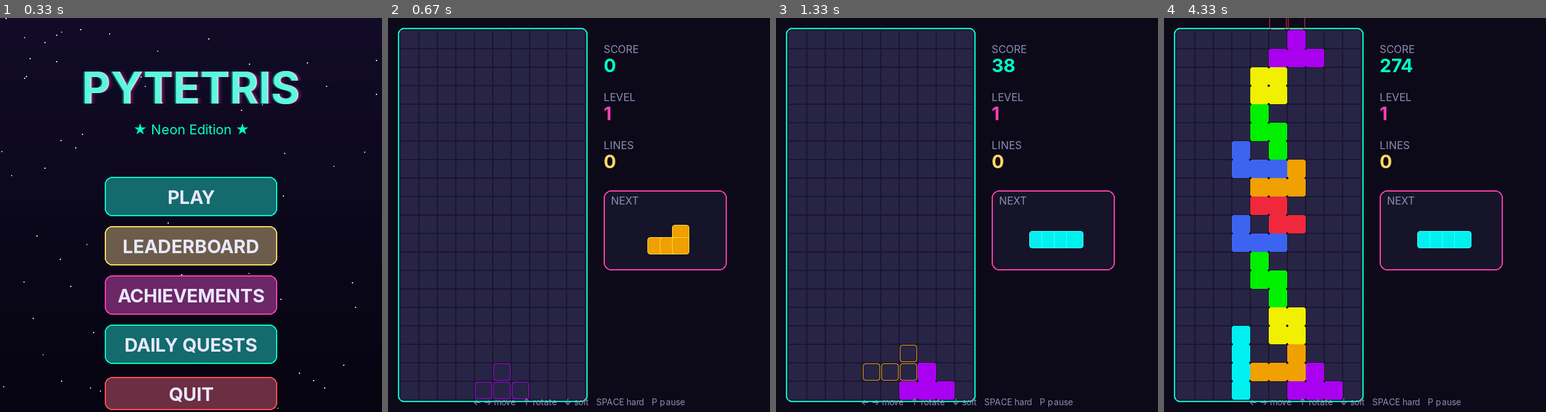
Above: before the commit, frames 1-4 (left to right).
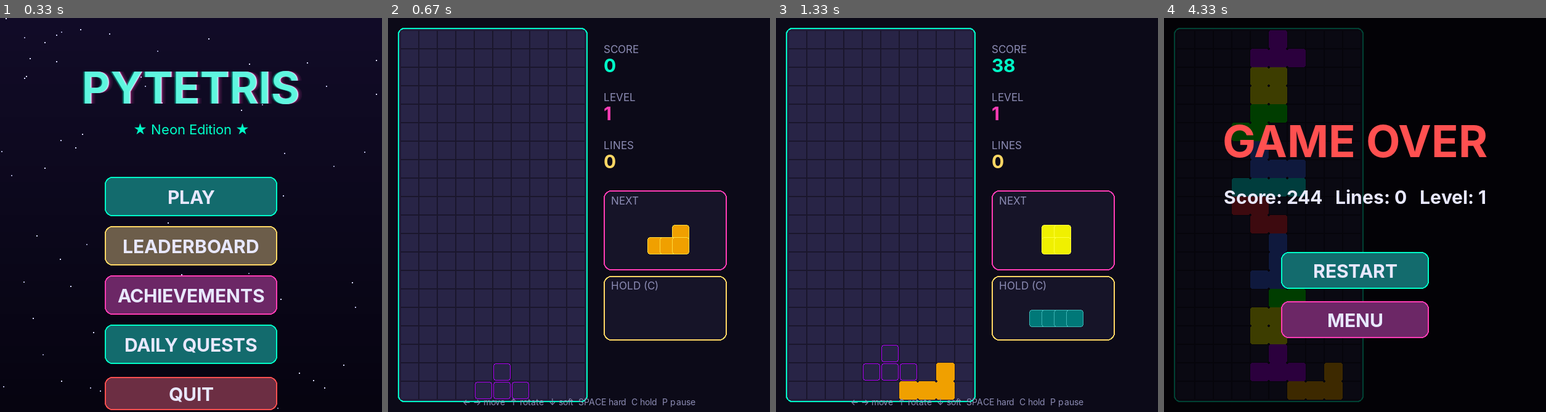
Above: after the commit, the same moments.

Repository: Folombas/PyGame2026
Game: pygame game, started from PyTetris/main.py
The game is run twice, just before and just after one commit, with the same random seed, the same clock (stepped at 60 frames per second) and the same inputs.
Inputs (mouse positions are in pixels of both pictures, inside the frame that each line leads up to):
- Up to frame 1 (0.33 s): no input
- Up to frame 2 (0.67 s): click (579, 215) at 0.38 s
- Up to frame 3 (1.33 s): hold C 0.67-1.13 s; hold Right 0.67-1.13 s; move the mouse to (1054, 274) at 0.7 s; hold Right from 1.17 s (still down); move the mouse to (1100, 262) at 1.2 s; tap Space at 1.23 s; tap C at 1.32 s
- Up to frame 4 (4.33 s): tap Space at 1.53, 1.73, 2.07, 2.37, 2.57, 2.87, 3.13, 3.47, 3.77, 3.9, 4.3 s; release Right at 1.63 s; hold Up 1.67-1.97 s; move the mouse to (1213, 222) at 1.7 s; hold Right 2-2.47 s; move the mouse to (1278, 73) at 2.03 s; tap Z at 2.15, 3.55 s; hold Left 2.5-3.03 s; move the mouse to (1454, 218) at 2.53 s; tap C at 2.65, 3.98 s; hold Down 3.07-3.37 s; move the mouse to (1400, 203) at 3.1 s; hold Left 3.4-3.8 s; move the mouse to (1500, 317) at 3.43 s; hold Down 3.83-4.2 s; move the mouse to (1454, 65) at 3.87 s; hold Right from 4.23 s (still down); move the mouse to (1270, 337) at 4.27 s

Frame 1 is identical in both runs. In frame 2, 0.9% of the frame differs, in the area x 19-89%, y 65-99%; in frame 3, 3.6%; in frame 4, 58%, in the area x 2-89%, y 0-99%.

Commit message:
feat: hold piece (C), HUD pocket, reset on lock

Diff:
--- a/PyTetris/game.py
+++ b/PyTetris/game.py
@@ -44,6 +44,8 @@
         self.lock_timer = 0.0
         self.clearing = []
         self.clear_timer = 0.0
+        self.hold = None
+        self.hold_used = False
 
     def _spawn(self):
         if not self.bag:
@@ -129,6 +131,7 @@
             self.combo = 0
 
         if self.on_lock: self.on_lock()
+        self.hold_used = False
         self.current = self.next
         self.next = self._spawn()
         self.fall_timer = 0
@@ -164,6 +167,20 @@
                     self.lock()
                     self.lock_timer = 0
 
+    def hold_piece(self):
+        if self.hold_used:
+            return False
+        if self.hold is None:
+            self.hold = self.current.kind
+            self.current = self.next
+            self.next = self._spawn()
+        else:
+            h = self.hold
+            self.hold = self.current.kind
+            self.current = Piece(h)
+        self.hold_used = True
+        return True
+
     def ghost_y(self):
         g = 0
         while self.valid(self.current, dy=g + 1):
--- a/PyTetris/main.py
+++ b/PyTetris/main.py
@@ -115,6 +115,8 @@
                 elif e.key == pygame.K_UP:    game.rotate(1)
                 elif e.key == pygame.K_z:     game.rotate(-1)
                 elif e.key == pygame.K_SPACE: game.hard_drop()
+                elif e.key == pygame.K_c:
+                    if game.hold_piece(): audio.play('rotate')
         elif state == PAUSE:
             if e.type == pygame.KEYDOWN:
                 if e.key == pygame.K_ESCAPE or e.key == pygame.K_p:
--- a/PyTetris/ui.py
+++ b/PyTetris/ui.py
@@ -268,7 +268,19 @@
     if game.combo > 1:
         c = F_H2.render(f"COMBO x{game.combo}", True, GOLD)
         surf.blit(c, c.get_rect(midtop=(x + 100, HEIGHT - 110)))
+    # HOLD
+    hb = pygame.Rect(x, y + 145, 200, 105)
+    pygame.draw.rect(surf, (22, 20, 40), hb, border_radius=12)
+    pygame.draw.rect(surf, GOLD, hb, 2, border_radius=12)
+    hl = F_SMALL.render("HOLD (C)", True, MUTED)
+    surf.blit(hl, (x + 12, y + 150))
+    if game.hold:
+        hc = COLORS[game.hold]
+        hs = SHAPES[game.hold]
+        dim = game.hold_used
+        col = tuple(c // 2 for c in hc) if dim else hc
+        draw_piece_mini(surf, hs, col, hb.centerx, hb.centery + 12, cell=20)
     # Controls hint
-    hint = F_TINY.render("← → move   ↑ rotate   ↓ soft   SPACE hard   P pause",
+    hint = F_TINY.render("← → move  ↑ rotate  ↓ soft  SPACE hard  C hold  P pause",
                          True, MUTED)
     surf.blit(hint, hint.get_rect(midbottom=(WIDTH // 2, HEIGHT - 8)))
